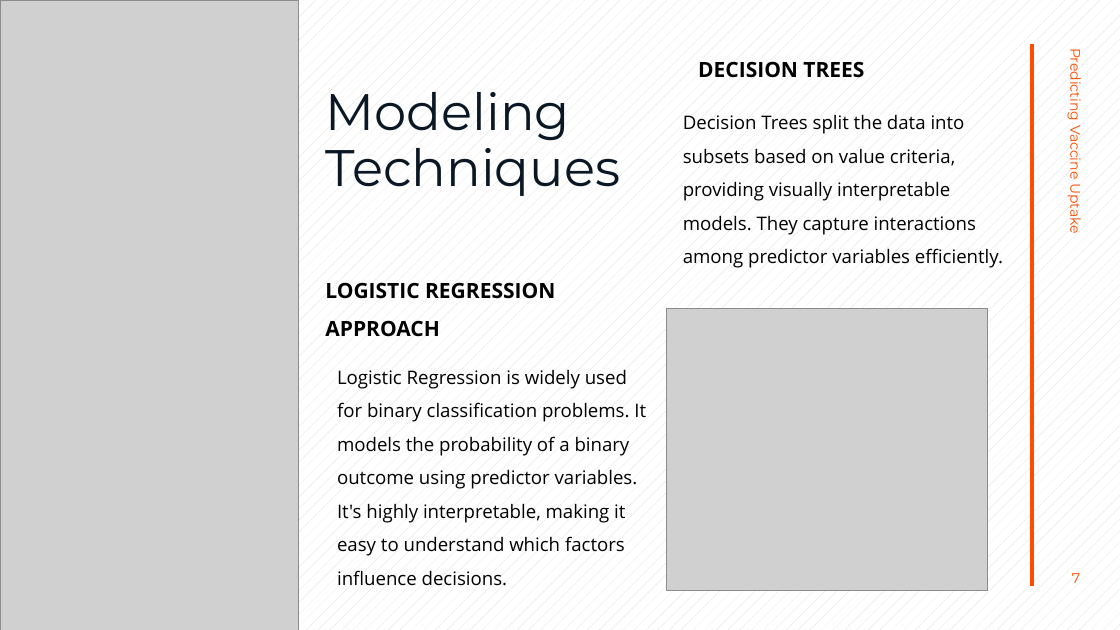
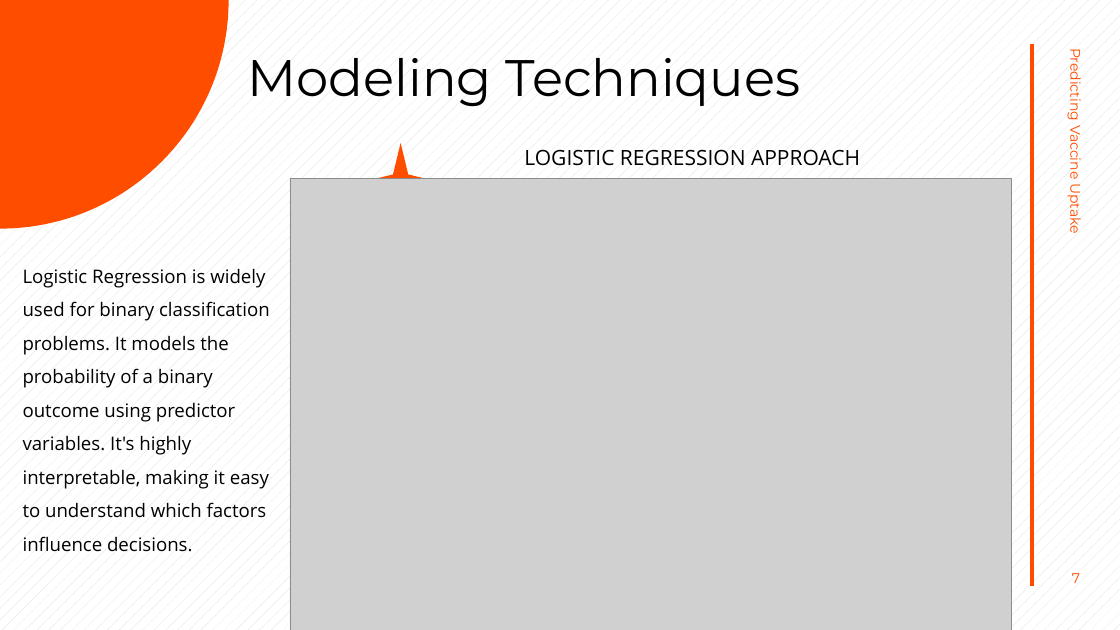
Before and after one commit to FranciscarNdanu/Predicting-Vaccine-Uptake-Using-Machine-Learning, a slide deck: slide 7 of Vaccine Prediction.pptx. Drawn at 1120x630 pixels with LibreOffice and Linux fonts; fonts in the diff are those of the drawing; grey boxes stand for pictures. Boxes give left, top, right and bottom in pixels: in the first picture for what was removed or moved away, otherwise in the second. Text is boxed around its words. In the diff, an @@ line names an element or a change of style, - is before the commit and + after.

```diff
--- a/Vaccine Prediction.pptx
+++ b/Vaccine Prediction.pptx
@@ picture removed at (0,0,299,630) @@
@@ freeform shape added at (0,0,229,229), fill #FF4D00 @@
@@ title "Modeling Techniques": place and size @@
-title "Modeling Techniques" at (326,92,621,196)
+title "Modeling Techniques" at (247,58,800,107)
@@ title "Modeling Techniques" at (247,58,800,107): text colour #0A1825 to #000000; vertical alignment bottom to middle @@
@@ text removed at (698,61,864,78) @@
-DECISION TREES
@@ text removed at (683,114,1003,268) @@
-Decision Trees split the data into subsets based on value criteria, providing visually interpretable models. They capture interactions among predictor variables efficiently.
@@ star added at (361,143,439,221), fill #FF4D00 @@
@@ text "LOGISTIC REGRESSION APPROACH": place and size @@
-text "LOGISTIC REGRESSION APPROACH" at (325,282,555,337)
+text "LOGISTIC REGRESSION APPROACH" at (524,149,860,166)
@@ text "LOGISTIC REGRESSION APPROACH" at (524,149,860,166): bold off @@
@@ picture added at (290,179,1011,630) @@
@@ text "Logistic Regression is widely used ..." rewrapped from (337,369,646,586) to (23,268,270,552) @@
@@ picture removed at (667,309,988,592) @@
```
Also in this commit, not shown: 2 other slides changed, 2 slides added, 5 other files.
